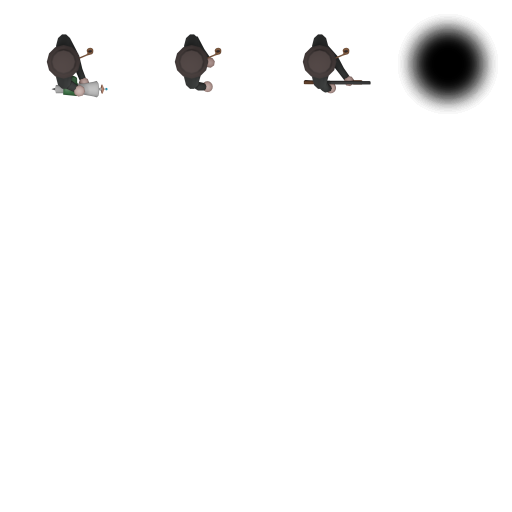
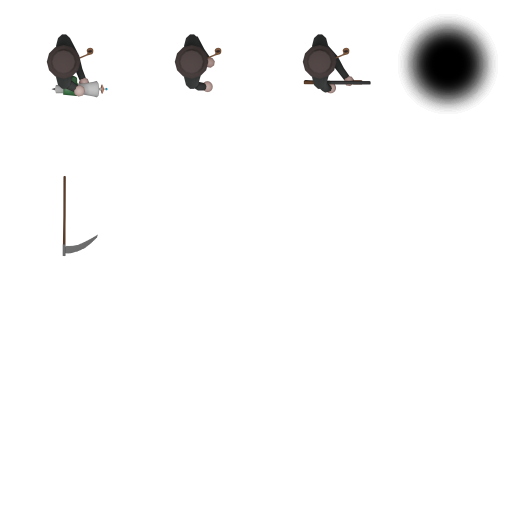
Layer changes from the first 512×512 image to the second:
added layer "scythe.png" above "jason-laser.png" over [62, 175, 98, 257]
